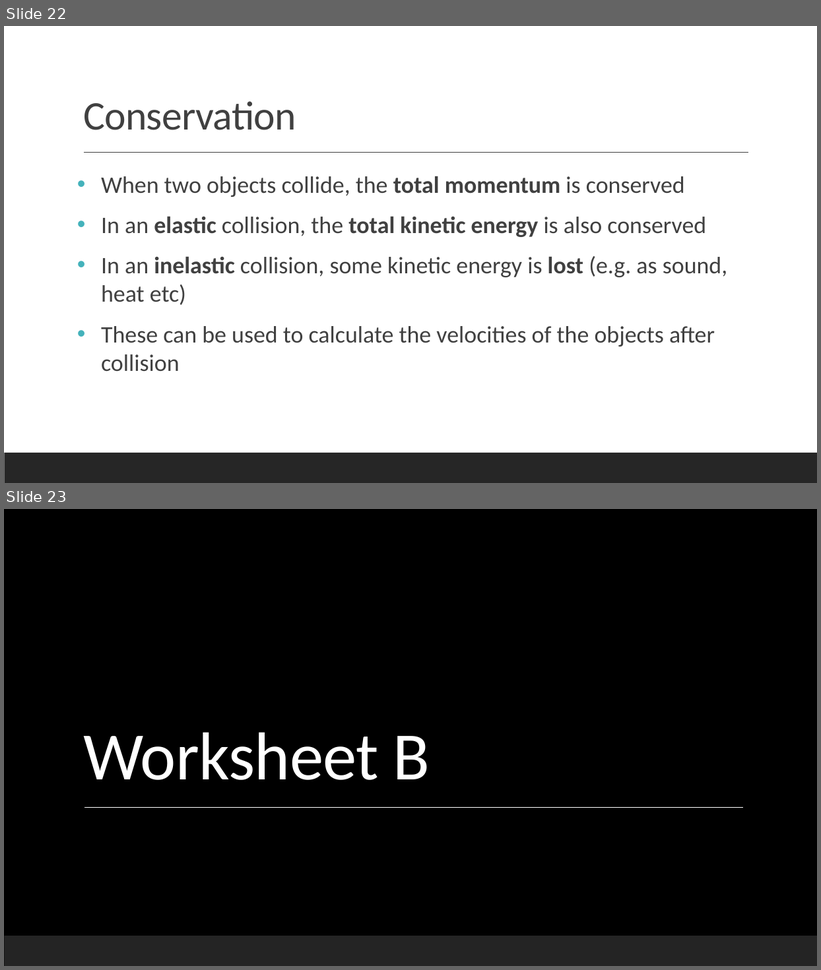
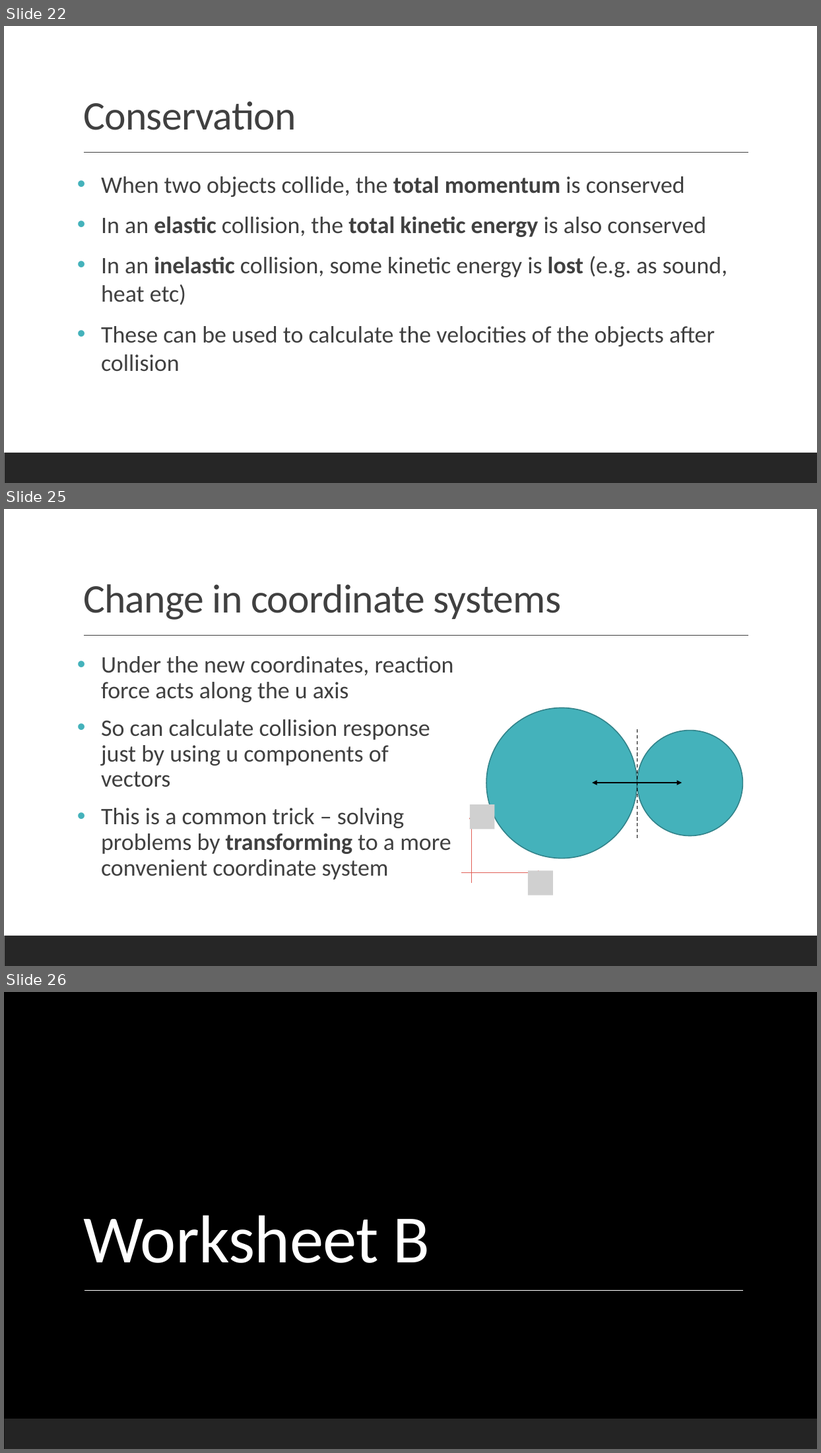
Before and after one commit to Falmouth-Games-Academy/bsc-course-materials, a slide deck: COMP270/05/2019-20-COMP270-05-lecture-materials.pptx. Shown one above the other, each under a label of ours: slides 22 and 23 before the commit, slides 22, 25 and 26 after it; the slides between them are not shown. The pictures are 821x970 and 821x1453 pixels, drawn with LibreOffice and Linux fonts; fonts in the diff are those of the drawing; grey boxes stand for pictures; background and template pictures are left out. Boxes give left, top, right and bottom in pixels: in the first picture for what was removed or moved away, otherwise in the second. Text is boxed around its words. In the diff, an @@ line names an element or a change of style, - is before the commit and + after.

```diff
--- a/COMP270/05/2019-20-COMP270-05-lecture-materials.pptx
+++ b/COMP270/05/2019-20-COMP270-05-lecture-materials.pptx
@@ slide 25 added at (4, 509, 817, 966), background #FFFFFF; not listed: 2 template elements that a slide beside it also shows @@
@@ title added at (83, 584, 561, 620), 48 pt, text #404040 @@
+Change in coordinate systems
@@ text added at (101, 656, 454, 880), 28 pt, text #404040 @@
+• Under the new coordinates, reaction force acts along the u axis
+• So can calculate collision response just by using u components of vectors
+• This is a common trick – solving problems by transforming to a more convenient coordinate system
@@ group added at (461, 708, 743, 896): 2 ellipses, 2 arrows, 2 pictures, 1 line, 1 double arrow @@
@@ what was slide 23 is now slide 26 @@
```
Also in this commit, not shown: 2 other slides added, 1 other file.
